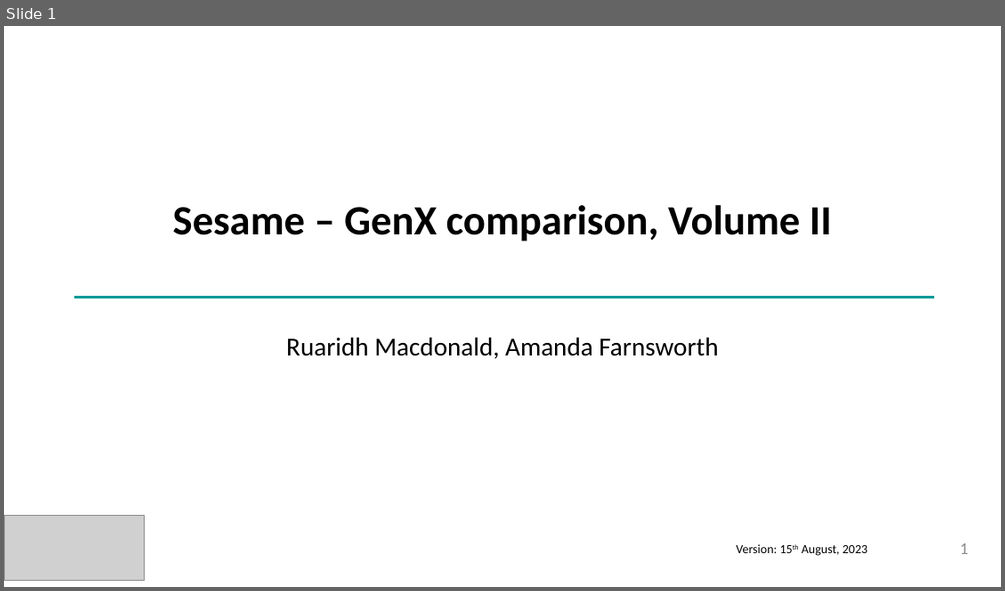
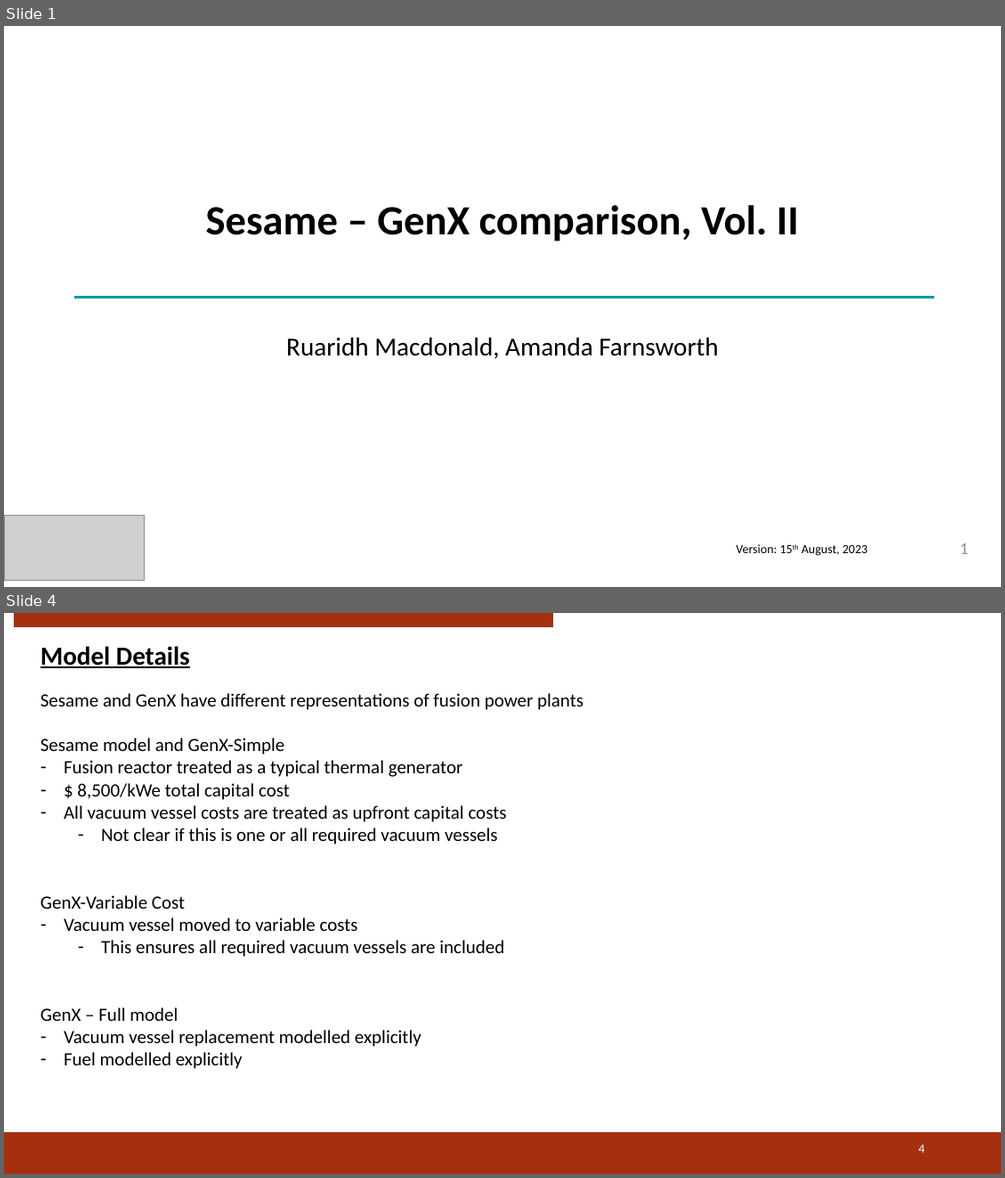
Before and after one commit to rmacd757/GenX, a slide deck: fusion_paper/sesame_comparison/2023-08-14 GenX-Sesame comparison presentation.pptx. Shown one above the other, each under a label of ours: slide 1 before the commit, slides 1 and 4 after it; the slides between them are not shown. The pictures are 1005x591 and 1005x1178 pixels, drawn with LibreOffice and Linux fonts; fonts in the diff are those of the drawing; grey boxes stand for pictures; background and template pictures are left out. Boxes give left, top, right and bottom in pixels: in the first picture for what was removed or moved away, otherwise in the second. Text is boxed around its words. In the diff, an @@ line names an element or a change of style, - is before the commit and + after.

```diff
--- a/fusion_paper/sesame_comparison/2023-08-14 GenX-Sesame comparison presentation.pptx
+++ b/fusion_paper/sesame_comparison/2023-08-14 GenX-Sesame comparison presentation.pptx
@@ slide 4 added at (4, 613, 1001, 1174), background #FFFFFF @@
@@ rectangle added at (15, 613, 553, 627), fill #A5300F, outline #A5300F 1 pt @@
@@ text added at (40, 646, 190, 668), 25 pt, text #000000, bold, underline @@
+Model Details
@@ text added at (40, 693, 583, 1069), 18 pt, text #000000 @@
+Sesame and GenX have different representations of fusion power plants
+Sesame model and GenX-Simple
+– Fusion reactor treated as a typical thermal generator
+– $ 8,500/kWe total capital cost
+– All vacuum vessel costs are treated as upfront capital costs
+  – Not clear if this is one or all required vacuum vessels
+GenX-Variable Cost
+– Vacuum vessel moved to variable costs
+  – This ensures all required vacuum vessels are included
+GenX – Full model
+– Vacuum vessel replacement modelled explicitly
+– Fuel modelled explicitly
@@ rectangle added at (4, 1133, 1001, 1174), fill #A5300F, outline #A5300F 1 pt @@
@@ page number added at (918, 1144, 924, 1152), 12 pt, text #FFFFFF @@
+4
@@ slide 1 changed as well @@
@@ text at (206, 205, 799, 241): text changed @@
-Sesame – GenX comparison, Volume II
+Sesame – GenX comparison, Vol. II
```
Also in this commit, not shown: 2 other slides changed, 2 other slides added, 3 slides removed, 32 other files.
